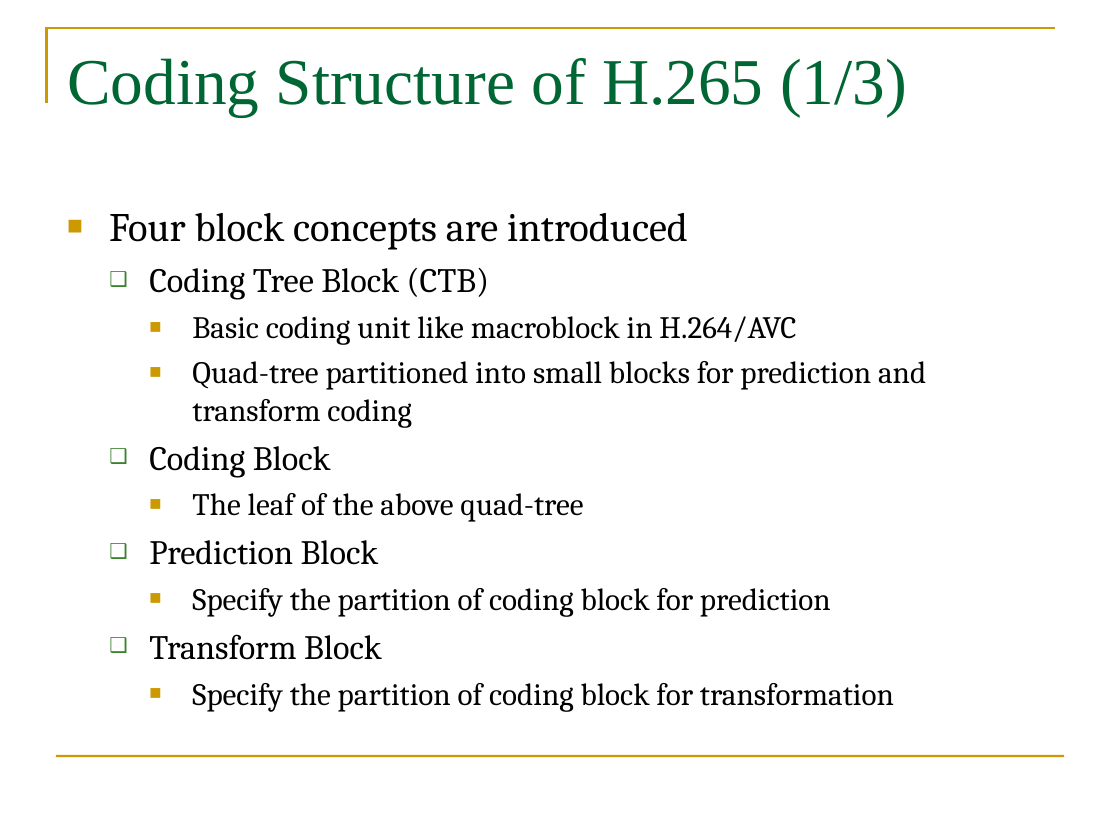
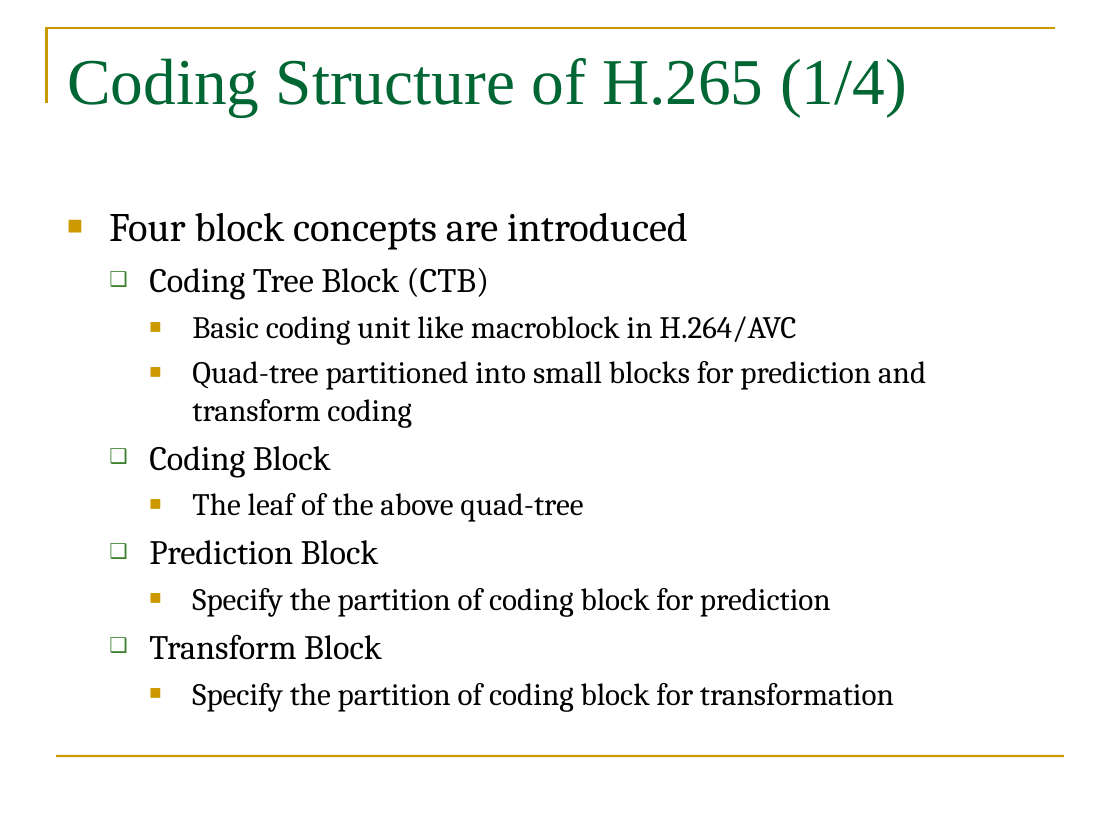
Before and after one commit to YuxuanLing/trunk, a slide deck: slide 9 of trunk/presentation/H265-Yuxuan.ppt. Drawn at 1120x840 pixels with LibreOffice and Linux fonts; fonts in the diff are those of the drawing. Boxes give left, top, right and bottom in pixels: in the first picture for what was removed or moved away, otherwise in the second. Text is boxed around its words. In the diff, an @@ line names an element or a change of style, - is before the commit and + after.

```diff
--- a/trunk/presentation/H265-Yuxuan.ppt
+++ b/trunk/presentation/H265-Yuxuan.ppt
@@ title at bbox=[67, 58, 907, 117]: text changed @@
-Coding Structure of H.265 (1/3)
+Coding Structure of H.265 (1/4)
```
Also in this commit, not shown: 5 other slides changed, 2 slides added.
